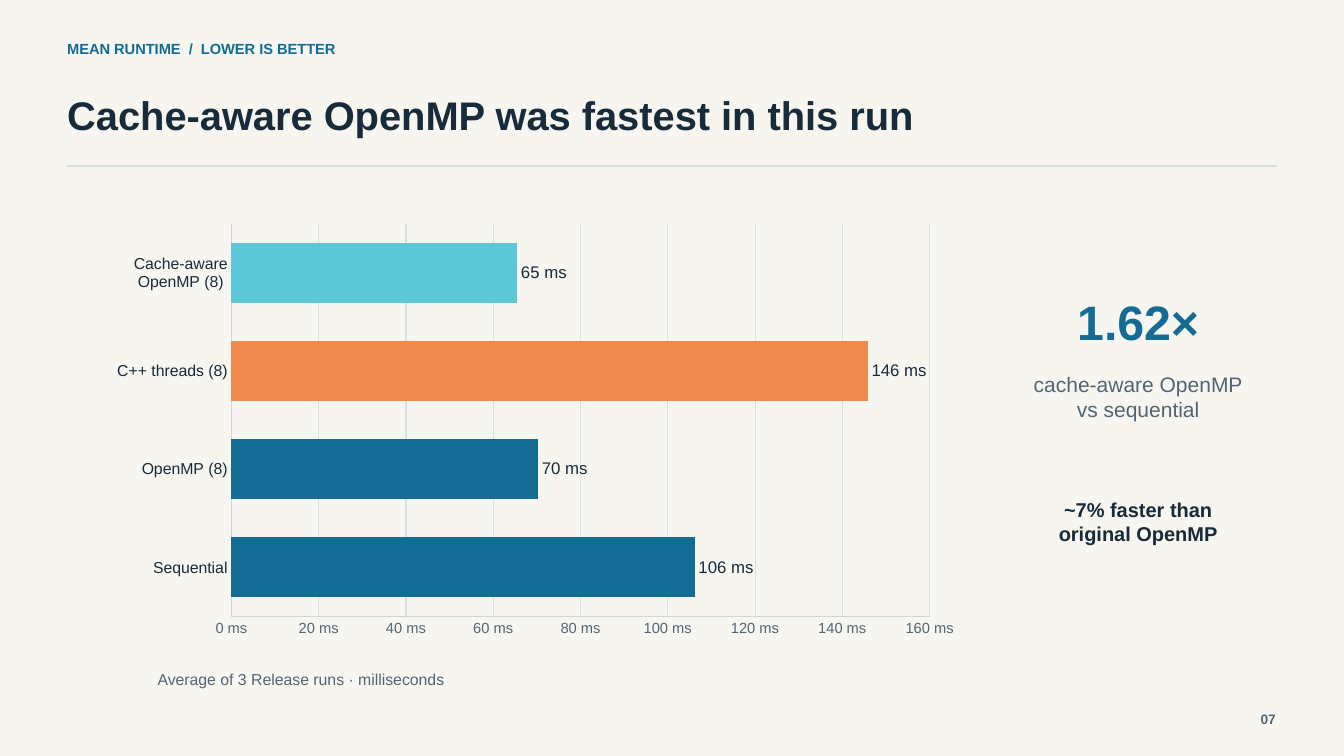
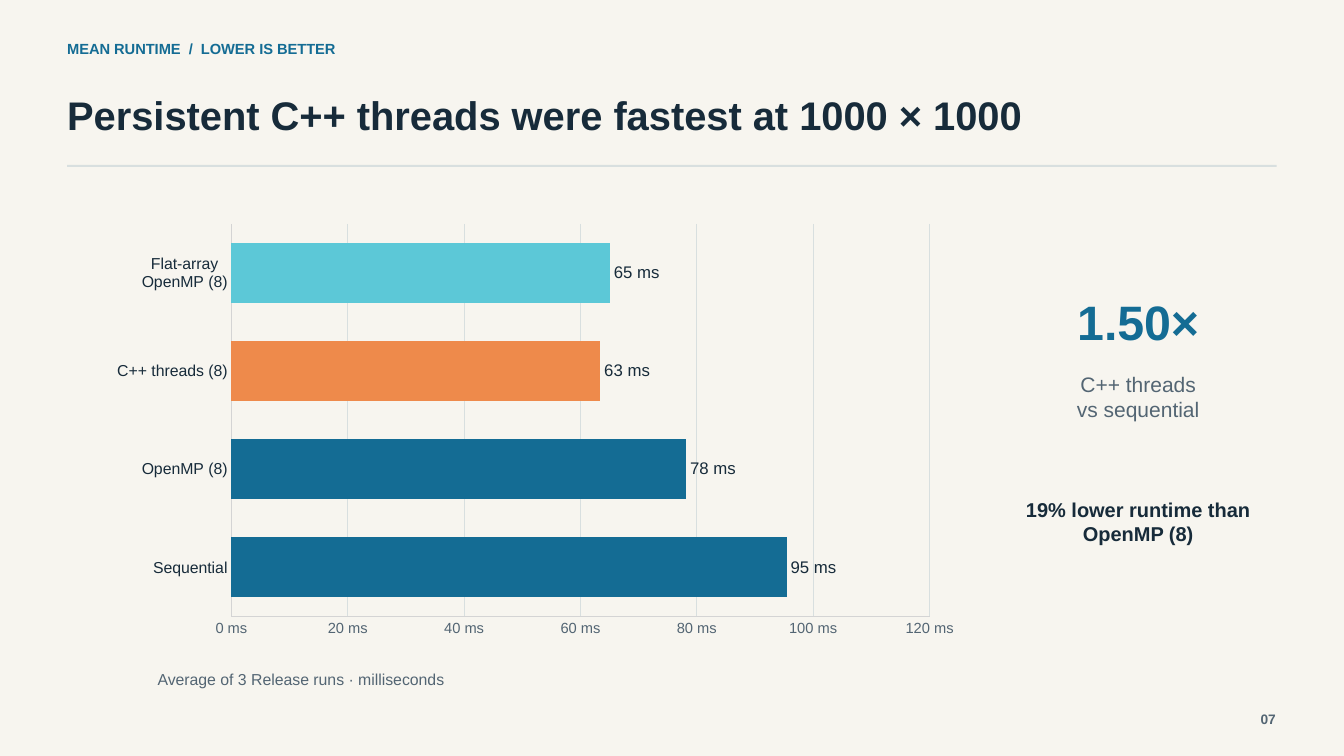
Before and after one commit to Avinash366/heat-equation-solver, a slide deck: slide 7 of deliverables/heat_diffusion_project_presentation.pptx. Drawn at 1344x756 pixels with LibreOffice and Linux fonts; fonts in the diff are those of the drawing. Boxes give left, top, right and bottom in pixels: in the first picture for what was removed or moved away, otherwise in the second. Text is boxed around its words. In the diff, an @@ line names an element or a change of style, - is before the commit and + after.

```diff
--- a/deliverables/heat_diffusion_project_presentation.pptx
+++ b/deliverables/heat_diffusion_project_presentation.pptx
@@ text at [67,101,1022,131]: text changed @@
-Cache-aware OpenMP was fastest in this run
+Persistent C++ threads were fastest at 1000 × 1000
@@ bar chart at [100,216,972,646] @@
-categories: Sequential, OpenMP (8), C++ threads (8), Cache-aware OpenMP (8)
+categories: Sequential, OpenMP (8), C++ threads (8), Flat-array OpenMP (8)
-Series 1: 106.13, 70.23, 145.78, 65.44
+Series 1: 95.42, 78.16, 63.4, 65.04
@@ text at [1077,306,1199,341]: text changed @@
-1.62×
+1.50×
@@ text at [1080,377,1196,392]: text changed @@
-cache-aware OpenMP
+C++ threads
@@ text at [1026,502,1250,545]: text changed @@
-~7% faster than
-original OpenMP
+19% lower runtime than
+OpenMP (8)
```
Also in this commit, not shown: 3 other slides changed, 13 other files.
